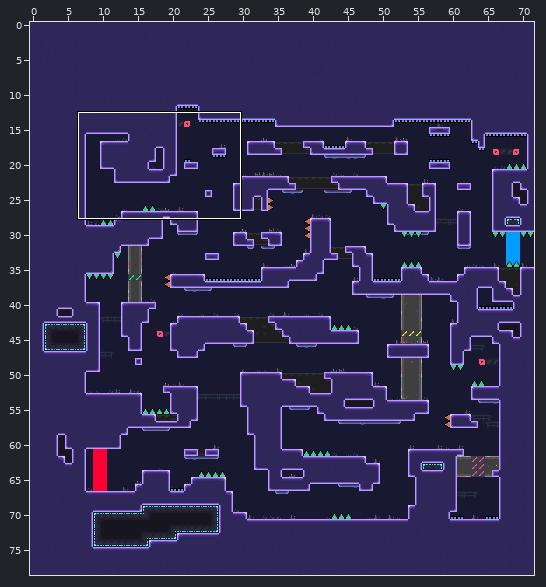
LDtk project, stored at Assets/level.ldtk. Above: a wide view before the commit, with the close-up outlined.
Close-up. First the earlier version:
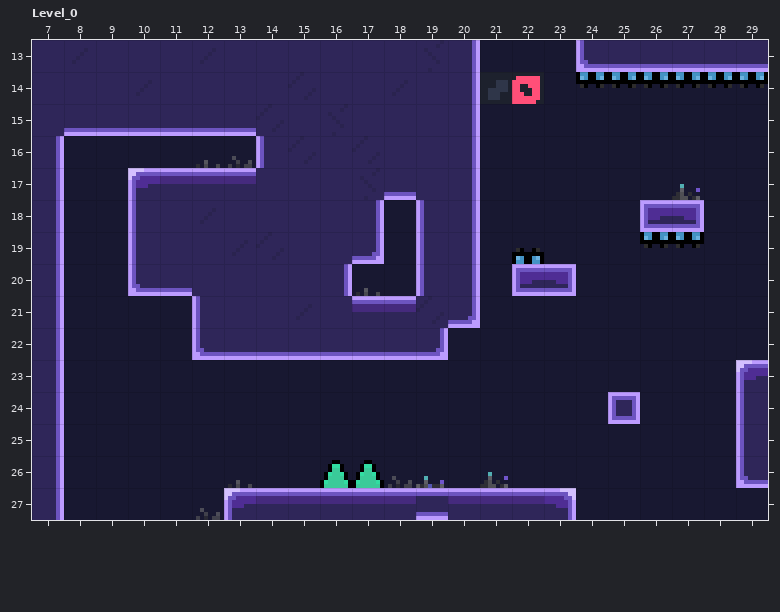
Cells are 8x8 px. Shown: Level_0 x 7..29, y 13..27. The commit also changed other parts of the map, which this record leaves out.
Once edited:
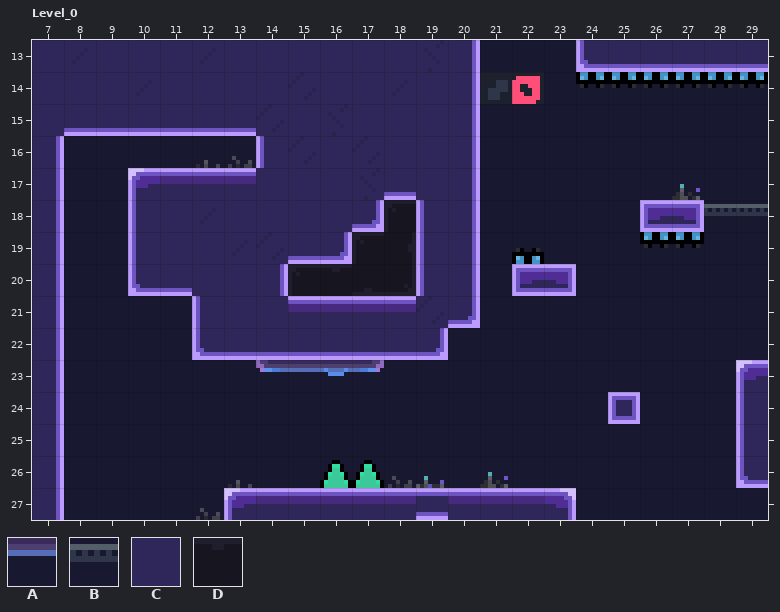
Key: from "Deco3": A 1; from "Indestrial": B 3; from "Structure1": C 1 "_", D 5.
_ is an empty cell.
Tiles replaced or removed in this view: C.
From old to new:
Changed rows in their new state; . is an unchanged cell.
Layer "Indestrial":
first column x 28:
18 BB
Layer "Deco3":
first column x 14:
23 AAAA
Layer "Structure1":
first column x 15:
19 ..D
20 DDD
